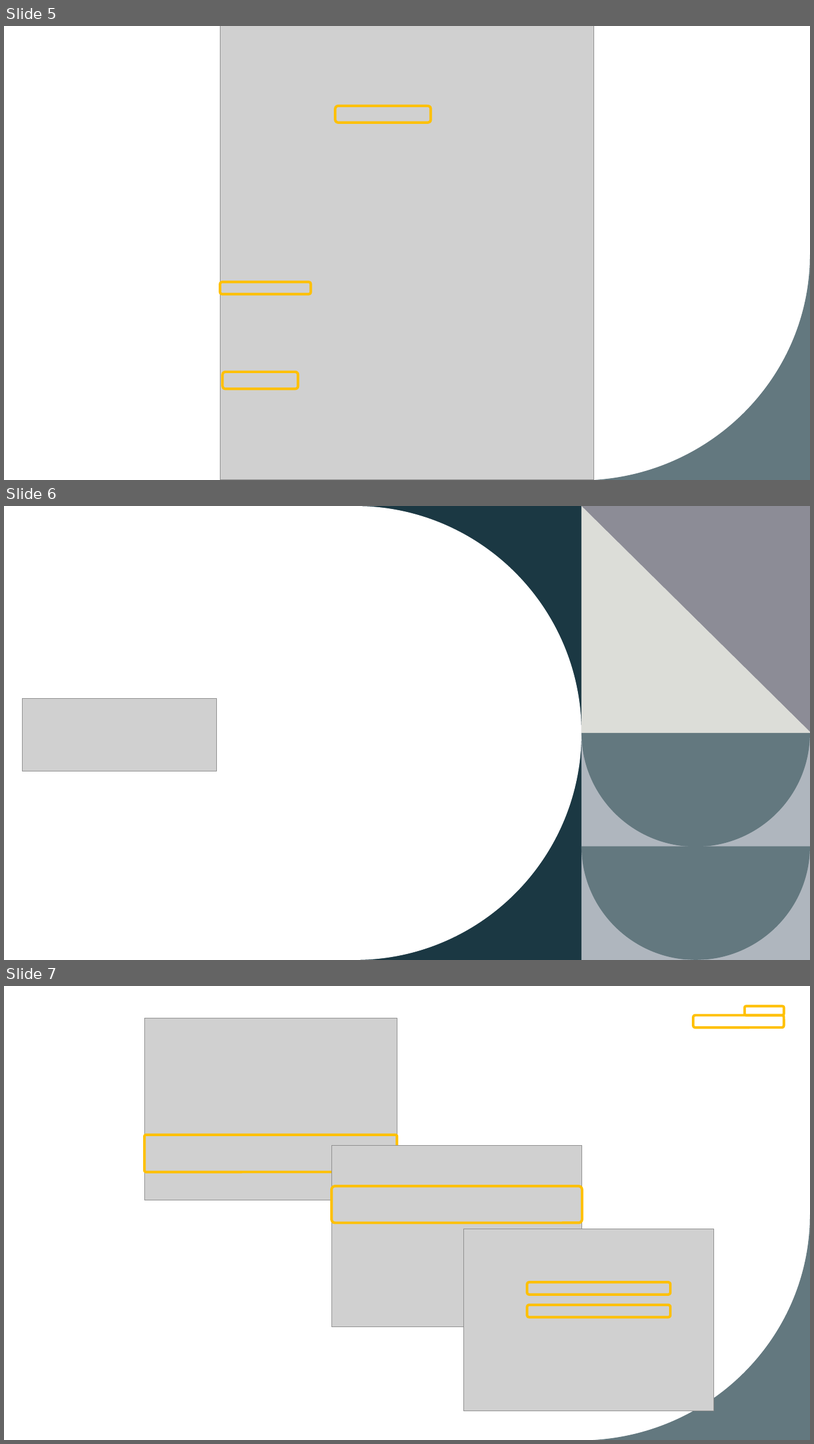
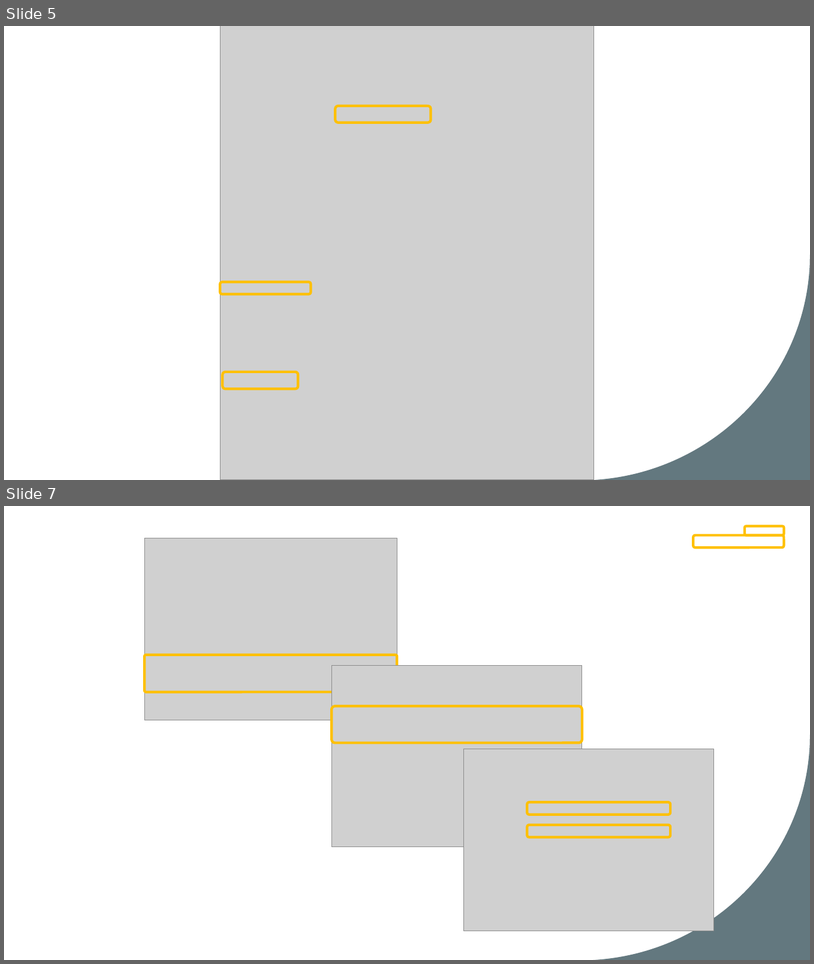
Before and after one commit to josephine-mckelvy/2025-CAH, a slide deck: 2025-06-30 CAH.pptx. Shown one above the other, each under a label of ours: slides 5, 6 and 7 before the commit, slides 5 and 7 after it; the slides between them are not shown. The pictures are 814x1444 and 814x964 pixels, drawn with LibreOffice and Linux fonts; fonts in the diff are those of the drawing; grey boxes stand for pictures; background and template pictures are left out. Boxes give left, top, right and bottom in pixels: in the first picture for what was removed or moved away, otherwise in the second. Text is boxed around its words. In the diff, an @@ line names an element or a change of style, - is before the commit and + after.

```diff
--- a/2025-06-30 CAH.pptx
+++ b/2025-06-30 CAH.pptx
@@ slide 6 removed at bbox=[4, 506, 810, 960], background #FFFFFF @@
@@ rectangle removed at bbox=[4, 506, 810, 960] @@
@@ freeform shape removed at bbox=[4, 506, 582, 960] @@
@@ rectangle removed at bbox=[234, 506, 582, 960] @@
@@ rectangle removed at bbox=[582, 506, 810, 733] @@
@@ freeform shape removed at bbox=[582, 507, 810, 733] @@
@@ picture removed at bbox=[22, 699, 217, 771] @@
@@ rectangle removed at bbox=[582, 733, 810, 960] @@
@@ freeform shape removed at bbox=[582, 733, 810, 847] @@
@@ freeform shape removed at bbox=[587, 735, 810, 960] @@
@@ freeform shape removed at bbox=[582, 846, 810, 960] @@
```
Also in this commit, not shown: 2 slides changed, 13 slides added, 5 other slides removed, 9 other files.
